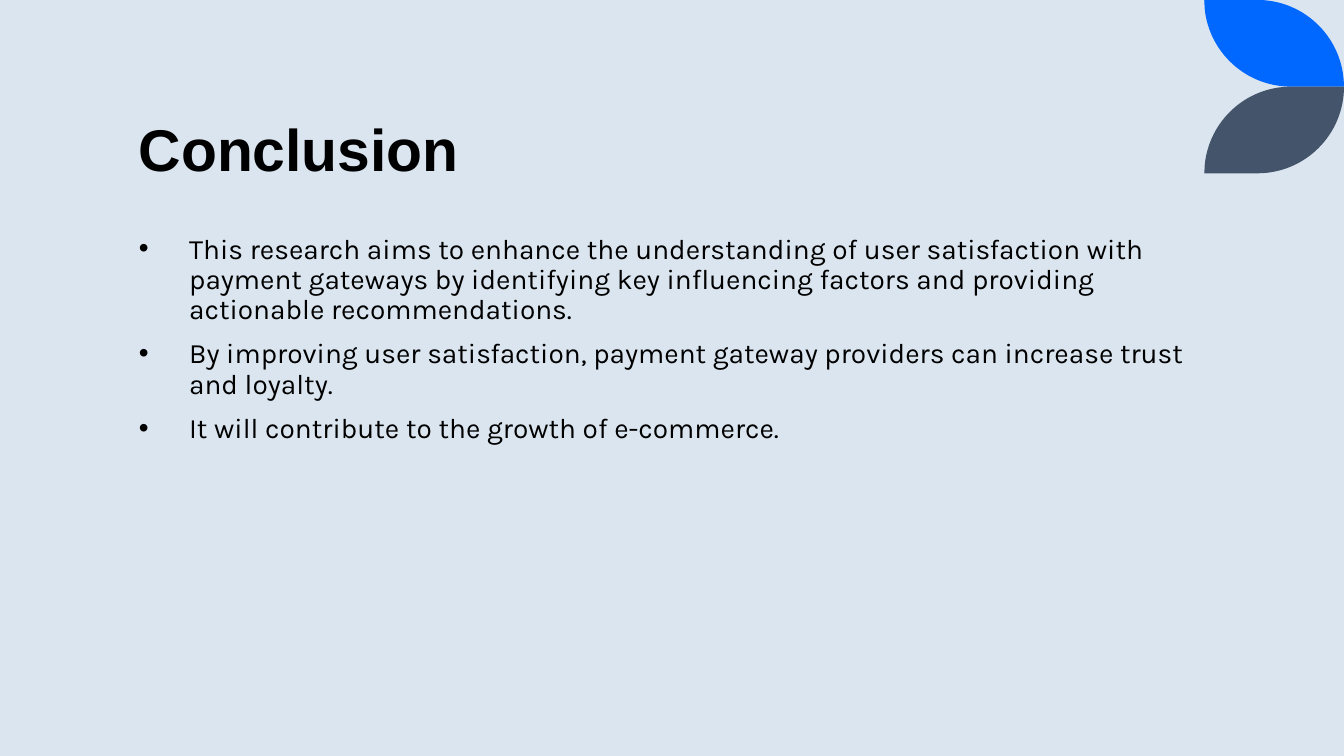
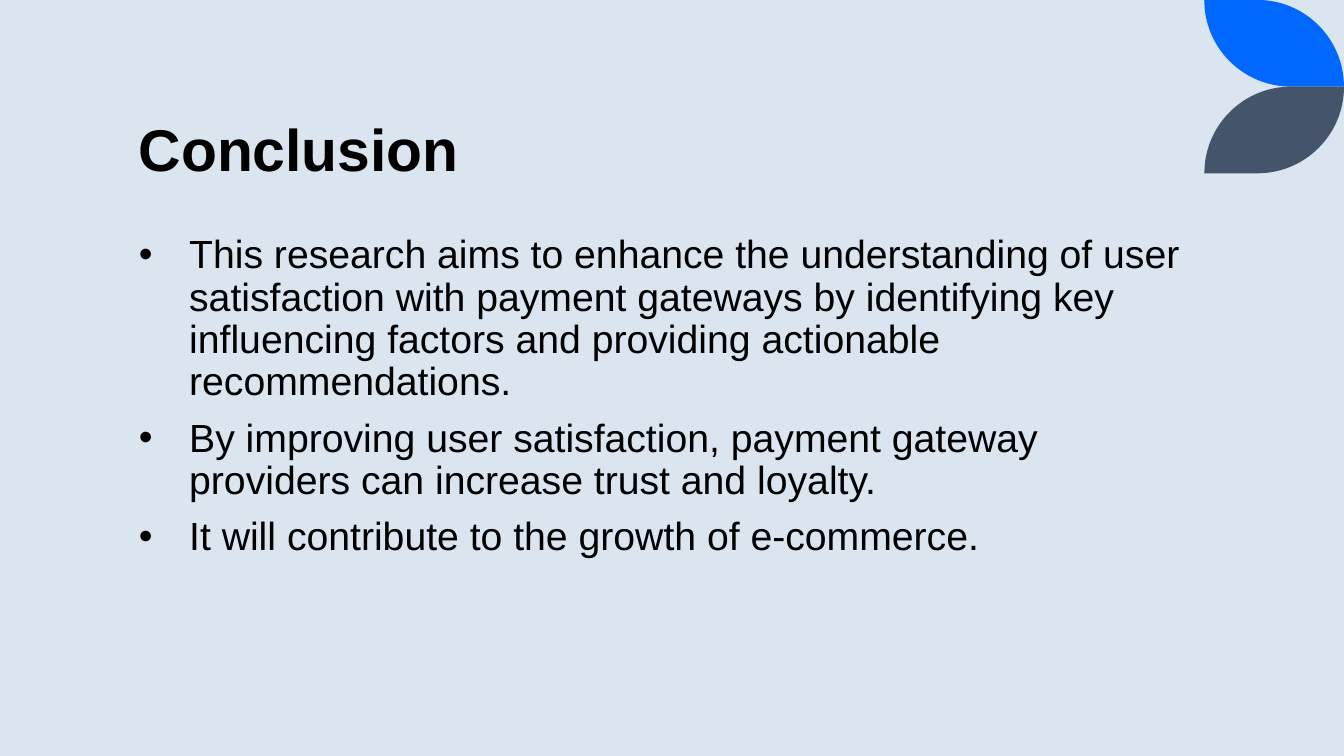
Before and after one commit to manishshrestha01/javalab, a slide deck: slide 16 of research.pptx. Drawn at 1344x756 pixels with LibreOffice and Linux fonts; fonts in the diff are those of the drawing. Boxes give left, top, right and bottom in pixels: in the first picture for what was removed or moved away, otherwise in the second. Text is boxed around its words. In the diff, an @@ line names an element or a change of style, - is before the commit and + after.

```diff
--- a/research.pptx
+++ b/research.pptx
@@ text "This research aims to enhance ..." at (189, 239, 1179, 558): size 20 to 28 pt, font Karla to Arial @@
```
Also in this commit, not shown: 6 other slides changed.
